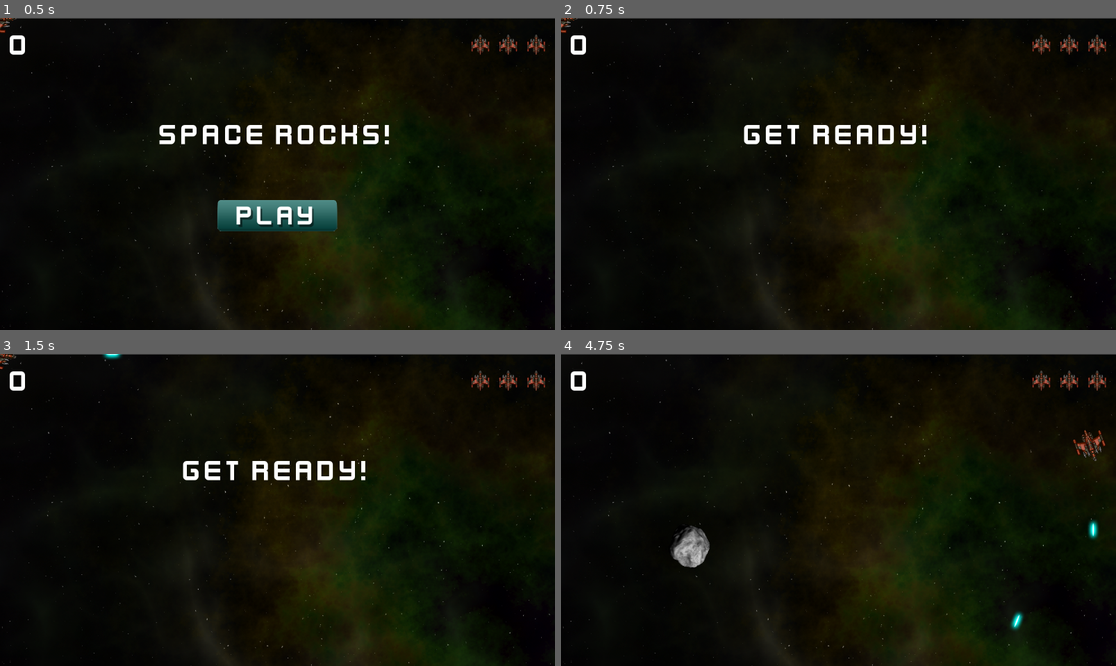
Above: before the commit, frames 1-4 (two rows, left to right).
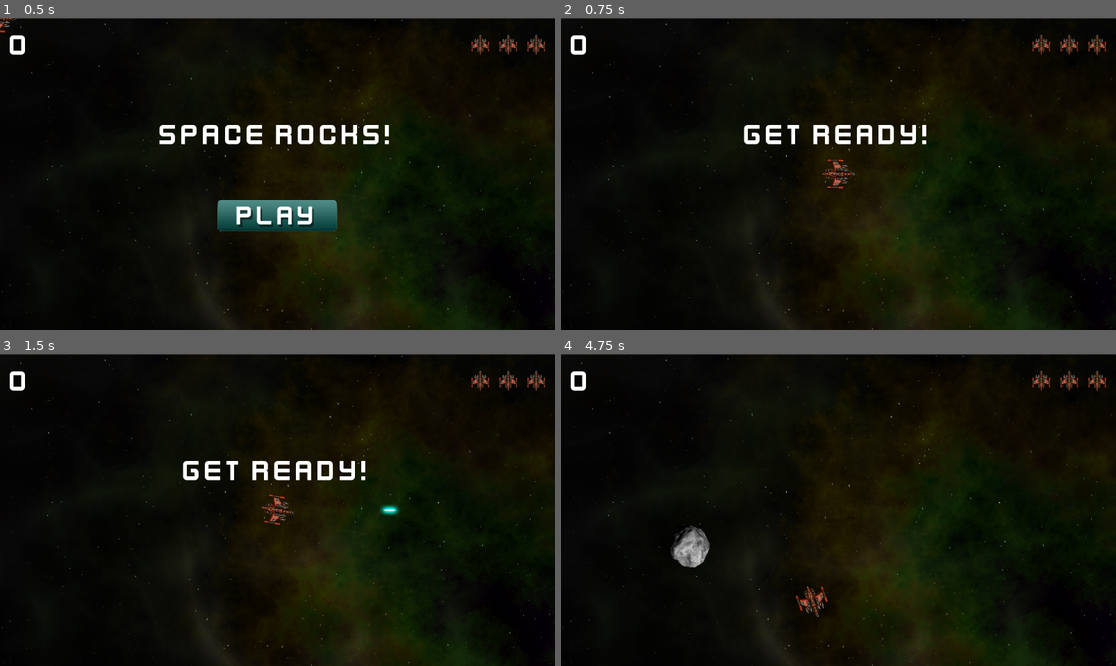
Above: after the commit, the same moments.

Repository: yellyB/space-rock
Game: Godot game, scene res://main.tscn
Same seed, same stepped clock (60 frames per second), same inputs: the game is played once before the commit and once after it.
Inputs (mouse positions are in pixels of both pictures, inside the frame that each line leads up to):
- Up to frame 1 (0.5 s): no input
- Up to frame 2 (0.75 s): click (838, 214) at 0.5 s
- Up to frame 3 (1.5 s): tap Enter at 1.25 s; hold D (rotate_right) from 1.28 s (still down); hold Space (shoot) from 1.28 s (still down)
- Up to frame 4 (4.75 s): release D (rotate_right) at 2.03 s; release Space (shoot) at 2.03 s; hold A (rotate_left) 2.03-2.78 s; tap Space (shoot) at 2.1, 3.6 s; hold D (rotate_right) 2.78-3.53 s; hold Space (shoot) 2.78-3.53 s; hold W (thrust) 3.53-4.28 s; hold A (rotate_left) from 4.28 s (still down); hold Space (shoot) from 4.28 s (still down)

Frame 1 is identical in both runs. In frame 2, 0.3% of the frame differs, in the area x 0-53%, y 0-55%; in frame 3, 0.4%; in frame 4, 0.7%, in the area x 42-99%, y 24-89%.

Commit message:
player state control detail

Diff:
--- a/main.gd
+++ b/main.gd
@@ -27,7 +27,7 @@
 	score = 0
 	$HUD.update_score(score)
 	$HUD.show_message("Get Ready!")
-	#$Player.reset()
+	$Player.reset()
 	await $HUD/Timer.timeout
 	playing = true
 
--- a/main.tscn
+++ b/main.tscn
@@ -30,8 +30,9 @@
 
 [node name="RockSpawn" type="PathFollow2D" parent="RockPath"]
 position = Vector2(-848, -480)
-rotation = -0.0182991
+rotation = -0.0182987
 
 [node name="HUD" parent="." instance=ExtResource("5_henfq")]
 
+[connection signal="lives_changed" from="Player" to="HUD" method="update_lives"]
 [connection signal="start_game" from="HUD" to="." method="new_game"]
--- a/player.gd
+++ b/player.gd
@@ -5,33 +5,39 @@
 @export var bullet_scene : PackedScene
 @export var fire_rate = 0.25
 
+signal lives_changed
+signal dead
+
 var thrust = Vector2.ZERO
 var rotation_dir = 0
 var screensize = Vector2.ZERO
 var can_shoot = true
 
-enum {INIT, ALIVE, INVULERABLE, DEAD}
+enum {INIT, ALIVE, INVULNERABLE, DEAD}
 var state = INIT
 
-func _ready():
-	change_state(ALIVE)
-	screensize = get_viewport_rect().size  # 화면 크기
-	$GunColldown.wait_time = fire_rate
+var reset_pos = false
+var lives = 0: set = set_lives
+
 
 func change_state(new_state):
 	match new_state:
 		INIT:
 			$CollisionShape2D.set_deferred("disabled", true)
+			$Sprite2D.modulate.a = 0.5
 		ALIVE:
 			$CollisionShape2D.set_deferred("disabled", false)
-		INVULERABLE:
+			$Sprite2D.modulate.a = 1.0
+		INVULNERABLE:
 			$CollisionShape2D.set_deferred("disabled", true)
+			$Sprite2D.modulate.a = 0.5
+			$InvulnerabilityTimer.start()
 		DEAD:
 			$CollisionShape2D.set_deferred("disabled", true)
+			$Sprite2D.hide()
+			linear_velocity = Vector2.ZERO
+			dead.emit()
 	state = new_state
-
-func _process(delta):
-	get_input()
 
 # 키 입력 받아 우주선의 추력 켜거나 끄는 함수
 func get_input():
@@ -48,7 +54,7 @@
 
 
 func shoot():
-	if state == INVULERABLE: return
+	if state == INVULNERABLE: return
 
 	can_shoot = false
 	$GunColldown.start()
@@ -57,6 +63,27 @@
 	get_tree().root.add_child(bullet)
 	bullet.start($Muzzle.global_transform)  # 전역 좌표 부여.
 
+func set_lives(value):
+	lives = value
+	lives_changed.emit(lives)
+	if lives <= 0:
+		change_state(DEAD)
+	else:
+		change_state(INVULNERABLE)
+
+func reset():
+	reset_pos = true
+	$Sprite2D.show()
+	lives = 3
+	change_state(ALIVE)
+
+func _ready():
+	change_state(ALIVE)
+	screensize = get_viewport_rect().size  # 화면 크기
+	$GunColldown.wait_time = fire_rate
+
+func _process(delta):
+	get_input()
 
 func _physics_process(delta):
 	constant_force = thrust
@@ -78,7 +105,14 @@
 	xform.origin.x = wrapf(xform.origin.x, 0, screensize.x)
 	xform.origin.y = wrapf(xform.origin.y, 0, screensize.y)
 	physics_state.transform = xform
+	if reset_pos:
+		physics_state.transform.origin = screensize / 2
+		reset_pos = false
 
 
 func _on_gun_colldown_timeout():
 	can_shoot = true
+
+
+func _on_invulnerability_timer_timeout():
+	change_state(ALIVE)
--- a/player.tscn
+++ b/player.tscn
@@ -1,8 +1,9 @@
-[gd_scene load_steps=5 format=3 uid="uid://1d6j5t8fm50f"]
+[gd_scene load_steps=6 format=3 uid="uid://1d6j5t8fm50f"]
 
 [ext_resource type="Texture2D" uid="uid://cjrjjx0j888b2" path="res://assets/player_ship.png" id="1_615gn"]
 [ext_resource type="Script" path="res://player.gd" id="1_741hu"]
 [ext_resource type="PackedScene" uid="uid://34etiyxaw00e" path="res://bullet.tscn" id="2_gajdo"]
+[ext_resource type="PackedScene" uid="uid://b0vl51e27h8f1" path="res://explosion.tscn" id="4_jmbqw"]
 
 [sub_resource type="CircleShape2D" id="CircleShape2D_2k3f6"]
 radius = 32.0156
@@ -30,4 +31,13 @@
 one_shot = true
 autostart = true
 
+[node name="Explosion" parent="." instance=ExtResource("4_jmbqw")]
+visible = false
+
+[node name="InvulnerabilityTimer" type="Timer" parent="."]
+wait_time = 2.0
+one_shot = true
+
+[connection signal="body_entered" from="." to="." method="_on_body_entered"]
 [connection signal="timeout" from="GunColldown" to="." method="_on_gun_colldown_timeout"]
+[connection signal="timeout" from="InvulnerabilityTimer" to="." method="_on_invulnerability_timer_timeout"]
